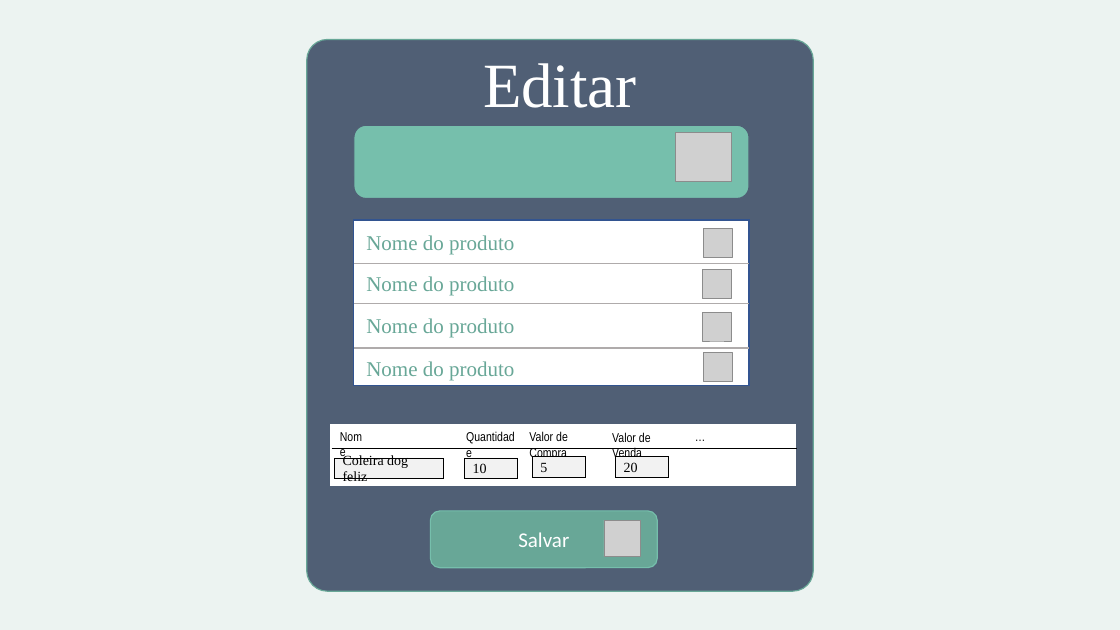
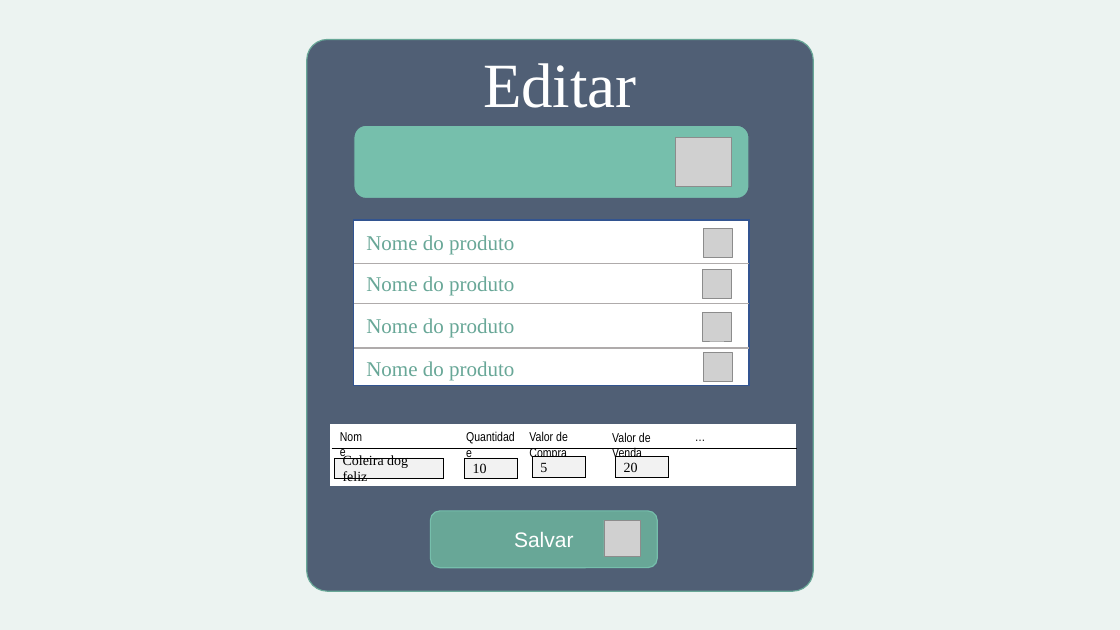
Before and after one commit to GustavoSantiago113/Administration-Help-Tool, a slide deck: slide 5 of Design.pptx. Drawn at 1120x630 pixels with LibreOffice and Linux fonts; fonts in the diff are those of the drawing; grey boxes stand for pictures. Boxes give left, top, right and bottom in pixels: in the first picture for what was removed or moved away, otherwise in the second. Text is boxed around its words. In the diff, an @@ line names an element or a change of style, - is before the commit and + after.

```diff
--- a/Design.pptx
+++ b/Design.pptx
@@ picture: place and size @@
-picture at box(676, 133, 732, 181)
+picture at box(676, 138, 732, 187)
@@ rounded rectangle "Salvar" at box(430, 511, 657, 568): font Calibri to Arial @@
```
Also in this commit, not shown: 1 other slide changed, 3 slides added, 2 other files.
